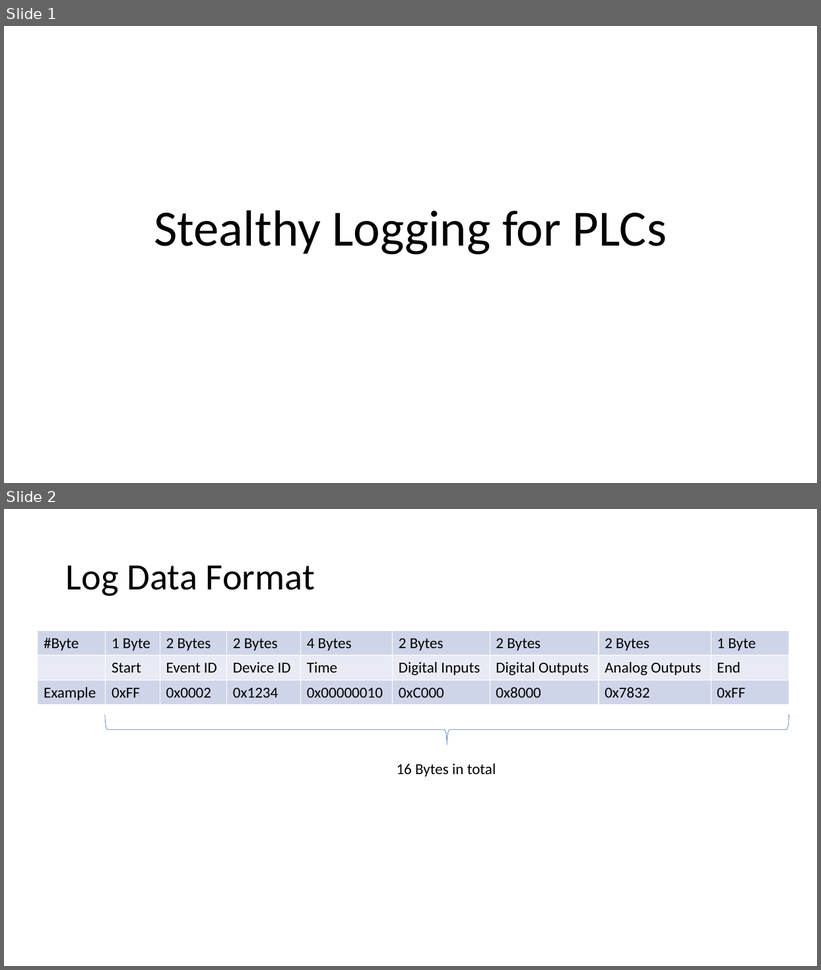
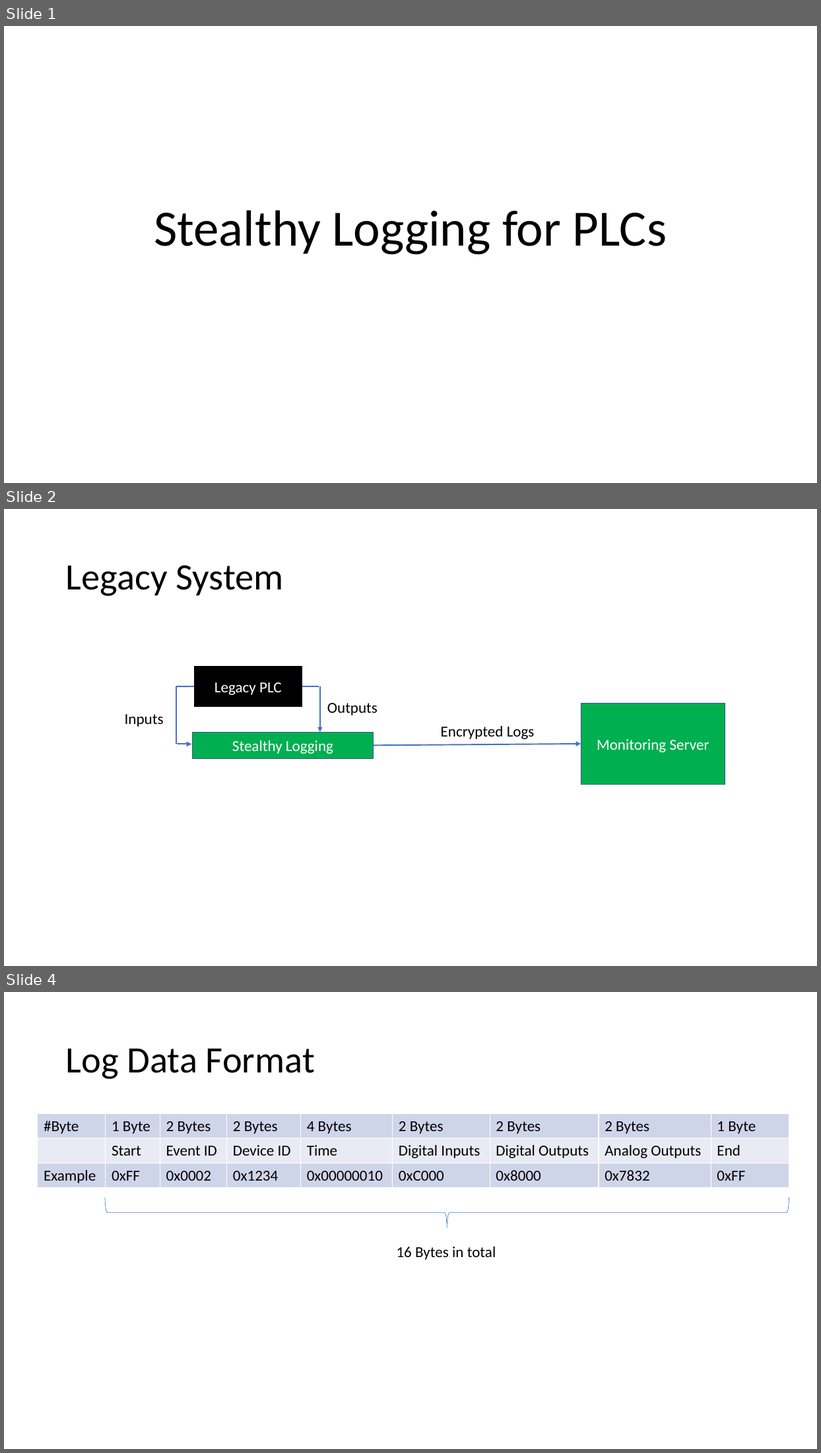
Before and after one commit to ChengluJin/Snapshotter, a slide deck: slides/Stealthy Logging for PLCs.pptx. Shown one above the other, each under a label of ours: slides 1 and 2 before the commit, slides 1, 2 and 4 after it; the slides between them are not shown. The pictures are 821x970 and 821x1453 pixels, drawn with LibreOffice and Linux fonts; fonts in the diff are those of the drawing. Boxes give left, top, right and bottom in pixels: in the first picture for what was removed or moved away, otherwise in the second. Text is boxed around its words. In the diff, an @@ line names an element or a change of style, - is before the commit and + after.

```diff
--- a/slides/Stealthy Logging for PLCs.pptx
+++ b/slides/Stealthy Logging for PLCs.pptx
@@ slide 2 added at [4, 509, 817, 966], background #FFFFFF @@
@@ title added at [66, 565, 283, 596], 44 pt, text #000000 @@
+Legacy System
@@ rectangle added at [194, 666, 302, 706], fill #000000, outline #000000 1 pt, 18 pt, text #FFFFFF @@
+Legacy PLC
@@ line added from (194, 687) to (176, 687), #4472C4 1.5 pt @@
@@ line added from (176, 687) to (176, 745), #4472C4 1.5 pt @@
@@ line added from (302, 687) to (319, 687), #4472C4 1.5 pt @@
@@ arrow added from (320, 687) to (320, 732), #4472C4 1.5 pt @@
@@ text added at [327, 703, 378, 716], 18 pt, text #000000 @@
+Outputs
@@ rectangle added at [581, 704, 725, 785], fill #00B050, outline #325491 1 pt, 18 pt, text #FFFFFF @@
+Monitoring Server
@@ text added at [125, 714, 164, 727], 18 pt, text #000000 @@
+Inputs
@@ text added at [441, 726, 535, 739], 18 pt, text #000000 @@
+Encrypted Logs
@@ arrow added from (177, 745) to (192, 745), #4472C4 1.5 pt @@
@@ rectangle added at [193, 732, 373, 759], fill #00B050, outline #325491 1 pt, 18 pt, text #FFFFFF @@
+Stealthy Logging
@@ arrow added from (374, 746) to (581, 744), #4472C4 1.5 pt @@
@@ what was slide 2 is now slide 4 @@
```
Also in this commit, not shown: 1 other slide added, 7 other files.
